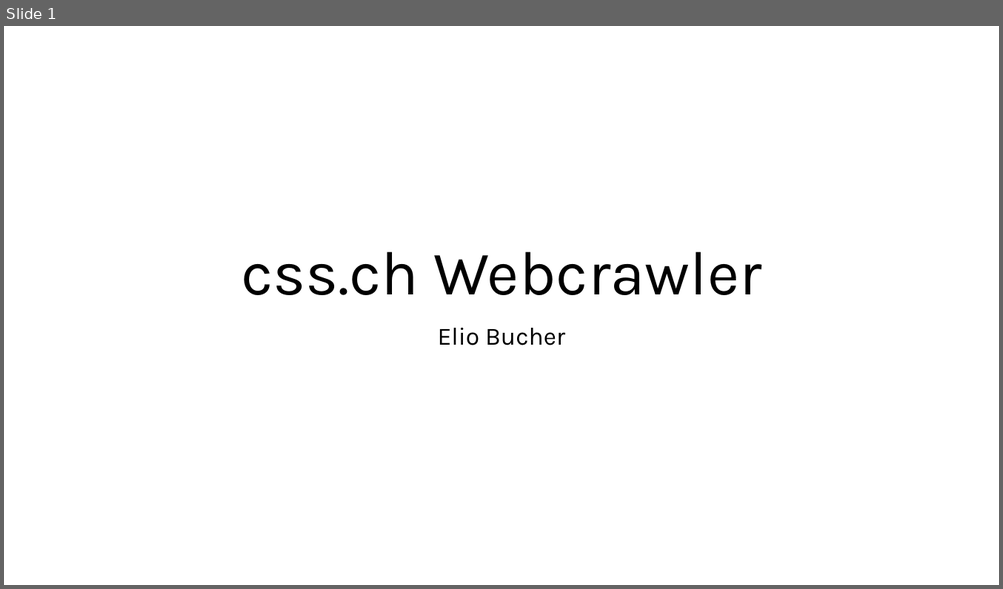
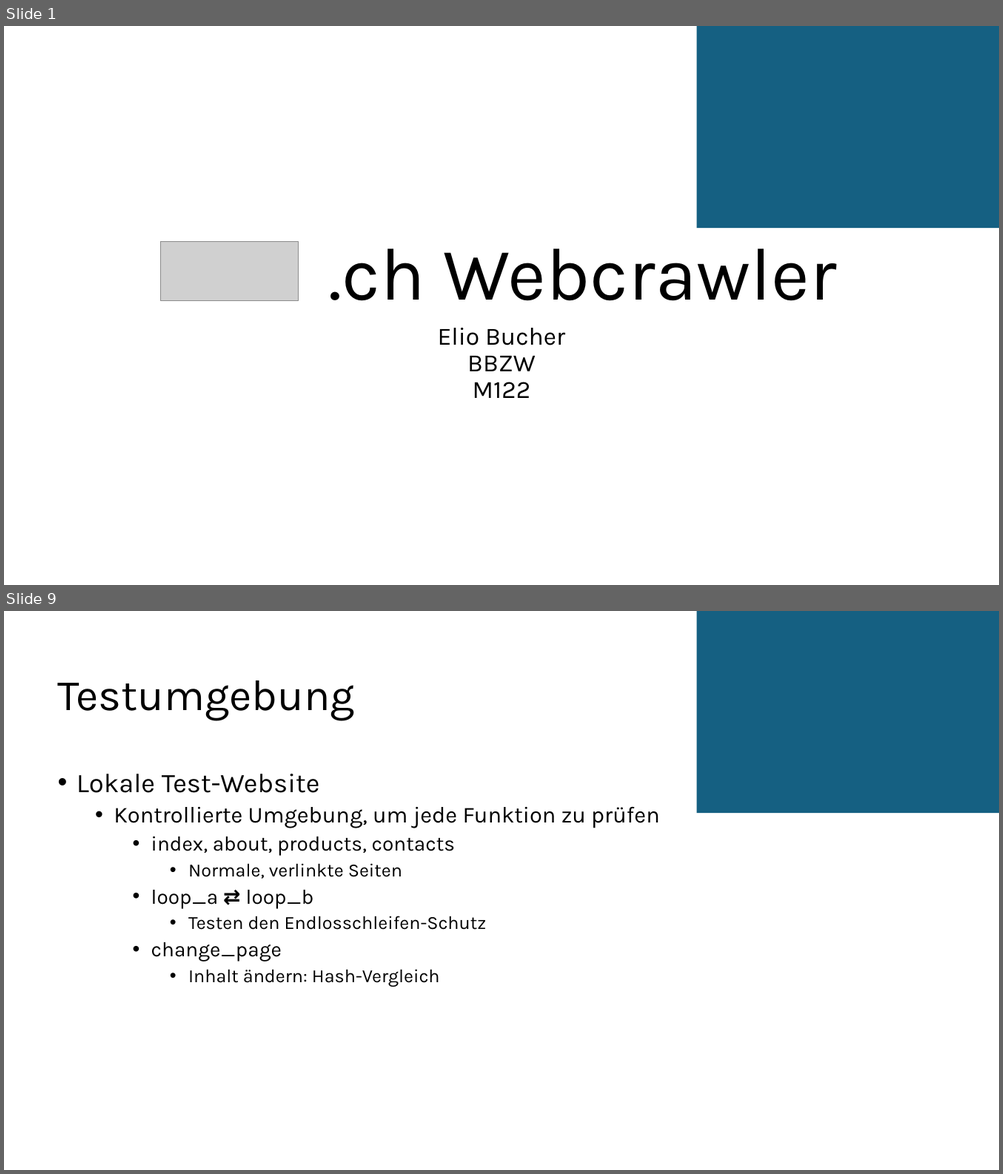
Before and after one commit to ElioBucher/M122-CSS-Web-Crawler, a slide deck: planning/css.ch Webcrawler.pptx. Shown one above the other, each under a label of ours: slide 1 before the commit, slides 1 and 9 after it; the slides between them are not shown. The pictures are 1003x589 and 1003x1174 pixels, drawn with LibreOffice and Linux fonts; fonts in the diff are those of the drawing; grey boxes stand for pictures. Boxes give left, top, right and bottom in pixels: in the first picture for what was removed or moved away, otherwise in the second. Text is boxed around its words. In the diff, an @@ line names an element or a change of style, - is before the commit and + after.

```diff
--- a/planning/css.ch Webcrawler.pptx
+++ b/planning/css.ch Webcrawler.pptx
@@ slide 9 added at (x1=4, y1=611, x2=999, y2=1170), background #FFFFFF @@
@@ rectangle added at (x1=697, y1=611, x2=999, y2=813), fill #156082 @@
@@ title added at (x1=58, y1=681, x2=355, y2=721), 42 pt, text #000000 @@
+Testumgebung
@@ text added at (x1=77, y1=774, x2=660, y2=987), 18 pt, text #000000 @@
+• Lokale Test-Website
+  • Kontrollierte Umgebung, um jede Funktion zu prüfen
+    • index, about, products, contacts
+      • Normale, verlinkte Seiten
+    • loop_a ⇄ loop_b
+      • Testen den Endlosschleifen-Schutz
+    • change_page
+      • Inhalt ändern: Hash-Vergleich
@@ slide 1 changed as well @@
@@ rectangle added at (x1=697, y1=26, x2=999, y2=228), fill #156082 @@
@@ picture added at (x1=160, y1=242, x2=298, y2=301) @@
@@ title at (x1=329, y1=249, x2=836, y2=301): text changed; size 60 to 72 pt @@
-css.ch Webcrawler
+.ch Webcrawler
@@ subtitle at (x1=438, y1=328, x2=565, y2=398): text changed @@
-Elio Bucher
+Elio Bucher
+BBZW
+M122
```
Also in this commit, not shown: 8 other slides added.
